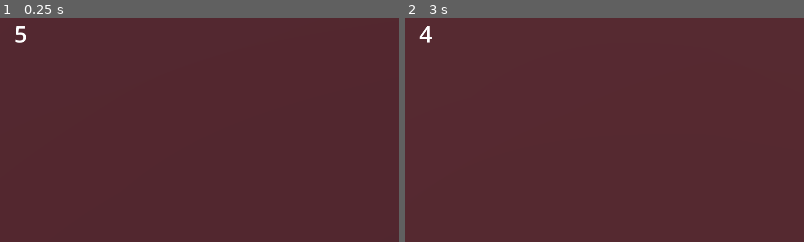
Above: before the commit, frames 1-2 (left to right).
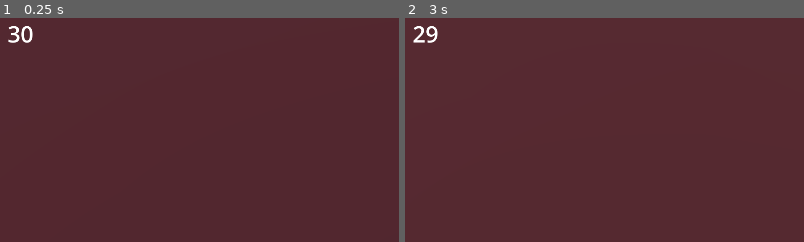
Above: after the commit, the same moments.

Repository: zalt00/SlipFeetpics
Game: Godot game, scene res://scenes/level_platformer.tscn
The game is run twice, just before and just after one commit, with the same random seed, the same clock (stepped at 60 frames per second) and the same inputs. The project has no main scene, so this scene is started directly.
Inputs (mouse positions are % of the whole screen's width and height, from its top left):
- Up to frame 1 (0.25 s): no input
- Up to frame 2 (3 s): tap Enter (pause) at 0.5 s; move the mouse to (55, 50) at 0.52 s; hold W (avant) from 0.53 s (still down); tap S (arrière) at 0.6 s; tap R (respawn) at 1.25, 2, 2.75 s; move the mouse to (45, 50) at 1.27 s; tap F (godmod) at 1.35 s; move the mouse to (52, 48) at 2.02 s; hold E (interact) 2.03-2.78 s; move the mouse to (49, 52) at 2.77 s; click (49, 52) at 2.85 s
The pictures show only the part of the screen within x 5-55%, y 9-59%; the shares and areas given below are measured in that part.

The runs differ from the first frame. In frame 1, 0.3% of the frame differs, in the area x 2-9%, y 3-12%; in frame 2, 0.3%.

Commit message:
Update level_platformer.tscn

Diff:
--- a/scenes/level_platformer.tscn
+++ b/scenes/level_platformer.tscn
@@ -27,28 +27,32 @@
 size = Vector3(5, 20, 6)
 
 [node name="CSGBox3D6" type="CSGBox3D" parent="Breakable"]
-transform = Transform3D(1, 0, 0, 0, 1, 0, 0, 0, 1, 44.5, -7, -0.5)
+transform = Transform3D(1, 0, 0, 0, 1, 0, 0, 0, 1, 44.5, -10, -0.5)
 size = Vector3(4, 1, 4)
 
 [node name="CSGBox3D7" type="CSGBox3D" parent="Breakable"]
-transform = Transform3D(1, 0, 0, 0, 1, 0, 0, 0, 1, 56.5, -7, -0.5)
+transform = Transform3D(1, 0, 0, 0, 1, 0, 0, 0, 1, 57.5, -13, -1)
+size = Vector3(6, 1, 5)
+
+[node name="CSGBox3D12" type="CSGBox3D" parent="Breakable"]
+transform = Transform3D(1, 0, 0, 0, 1, 0, 0, 0, 1, 75.5, -38, -6.5)
 size = Vector3(4, 1, 4)
 
 [node name="CSGBox3D8" type="CSGBox3D" parent="Breakable"]
-transform = Transform3D(1, 0, 0, 0, 1, 0, 0, 0, 1, 52, -3.5, -1.5)
+transform = Transform3D(1, 0, 0, 0, 1, 0, 0, 0, 1, 52, -6.5, -1.5)
 size = Vector3(1, 4, 12)
 
 [node name="CSGBox3D9" type="CSGBox3D" parent="Breakable"]
-transform = Transform3D(1, 0, 0, 0, 1, 0, 0, 0, 1, 61, -4, -1.5)
-size = Vector3(1, 3, 2)
+transform = Transform3D(0.866025, 0, -0.5, 0, 1, 0, 0.5, 0, 0.866025, 62, -10, -1.5)
+size = Vector3(1, 3, 4)
 
 [node name="CSGBox3D10" type="CSGBox3D" parent="Breakable"]
-transform = Transform3D(1, 0, 0, 0, 1, 0, 0, 0, 1, 66, -6, 1.5)
-size = Vector3(1, 3, 2)
+transform = Transform3D(1, 0, 0, 0, 1, 0, 0, 0, 1, 67, -11.5, 1)
+size = Vector3(1, 8, 5)
 
 [node name="CSGBox3D11" type="CSGBox3D" parent="Breakable"]
-transform = Transform3D(1, 0, 0, 0, 1, 0, 0, 0, 1, 73, -10, -5.5)
-size = Vector3(1, 3, 2)
+transform = Transform3D(0.707107, 0, 0.707107, 0, 1, 0, -0.707107, 0, 0.707107, 73.3536, -21, -5.14645)
+size = Vector3(1, 21, 7)
 
 [node name="Unbreakable" type="CSGCombiner3D" parent="."]
 use_collision = true
@@ -57,9 +61,19 @@
 transform = Transform3D(1, 0, 0, 0, 1, 0, 0, 0, 1, 26, -2.5, -1.5)
 size = Vector3(5, 20, 6)
 
+[node name="CSGBox3D5" type="CSGBox3D" parent="Unbreakable"]
+transform = Transform3D(0.866025, 0, -0.5, 0, 1, 0, 0.5, 0, 0.866025, 65.4641, -24, 3)
+size = Vector3(13, 63, 1)
+
+[node name="CSGBox3D6" type="CSGBox3D" parent="Unbreakable"]
+transform = Transform3D(0.866025, 0, -0.5, 0, 1, 0, 0.5, 0, 0.866025, 62.4641, -24, -5)
+size = Vector3(13, 63, 1)
+
 [node name="player" parent="." node_paths=PackedStringArray("breakable", "unbreakable") instance=ExtResource("2_a38h0")]
+MAX_SPEED = 20.0
 breakable = NodePath("../Breakable")
 unbreakable = NodePath("../Unbreakable")
+number_of_shots = 30
 move_speed = [10.0, 10.0, 10.0, 10.0, 10.0]
 friction_air = 1.5
 gravity_multiplier = 0.8
